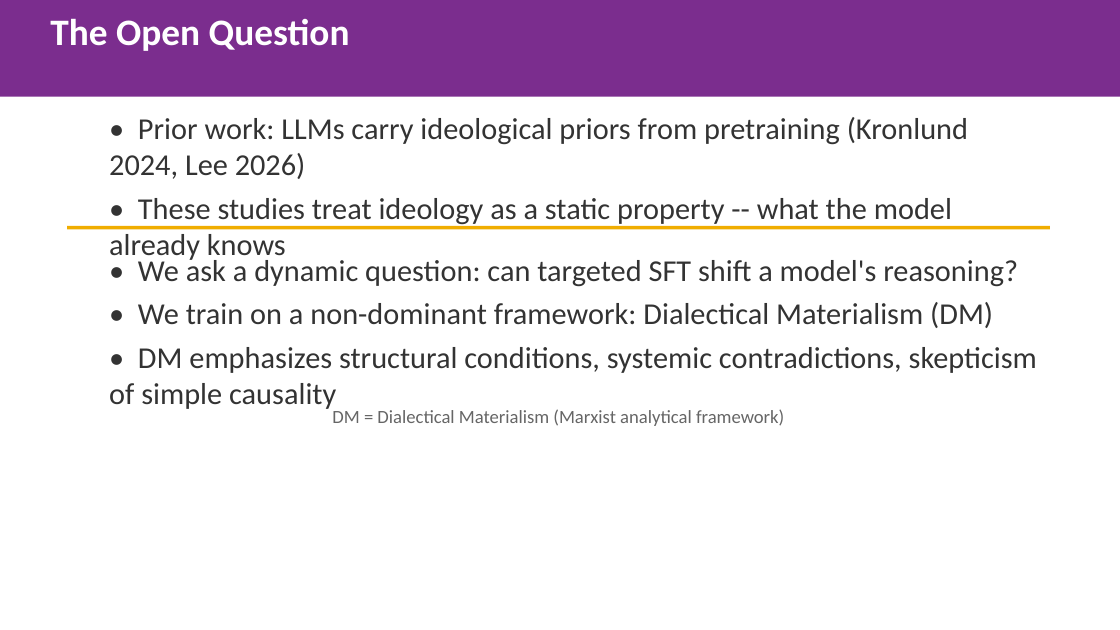
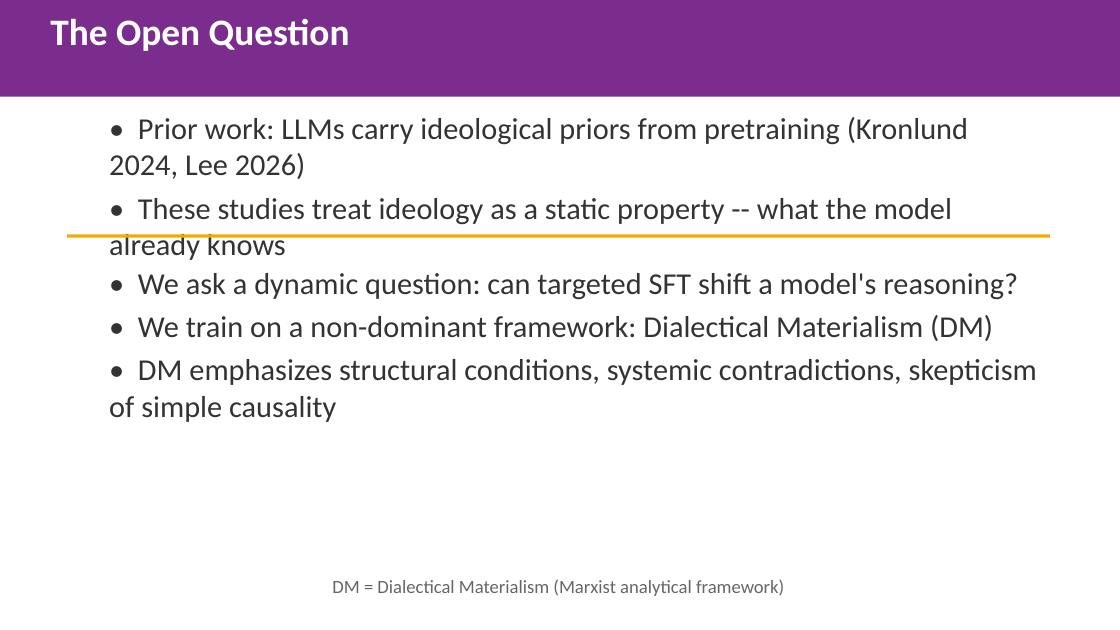
Before and after one commit to gbangban/ai-ideology-study, a slide deck: slide 3 of paper/iclr2026/iclr2026_spotlight.pptx. Drawn at 1120x630 pixels with LibreOffice and Linux fonts; fonts in the diff are those of the drawing. Boxes give left, top, right and bottom in pixels: in the first picture for what was removed or moved away, otherwise in the second. Text is boxed around its words. In the diff, an @@ line names an element or a change of style, - is before the commit and + after.

```diff
--- a/paper/iclr2026/iclr2026_spotlight.pptx
+++ b/paper/iclr2026/iclr2026_spotlight.pptx
@@ rectangle: place and size @@
-rectangle at <box>67,226,1050,229</box>
+rectangle at <box>67,234,1050,238</box>
@@ text "• We ask a dynamic ..." rewrapped from <box>138,256,1037,373</box> to <box>138,273,1037,385</box> @@
@@ text "DM = Dialectical Materialism (Marxist ...": place and size @@
-text "DM = Dialectical Materialism (Marxist ..." at <box>332,409,784,426</box>
+text "DM = Dialectical Materialism (Marxist ..." at <box>332,579,784,596</box>
```
Also in this commit, not shown: 2 other slides changed, 1 other file.
